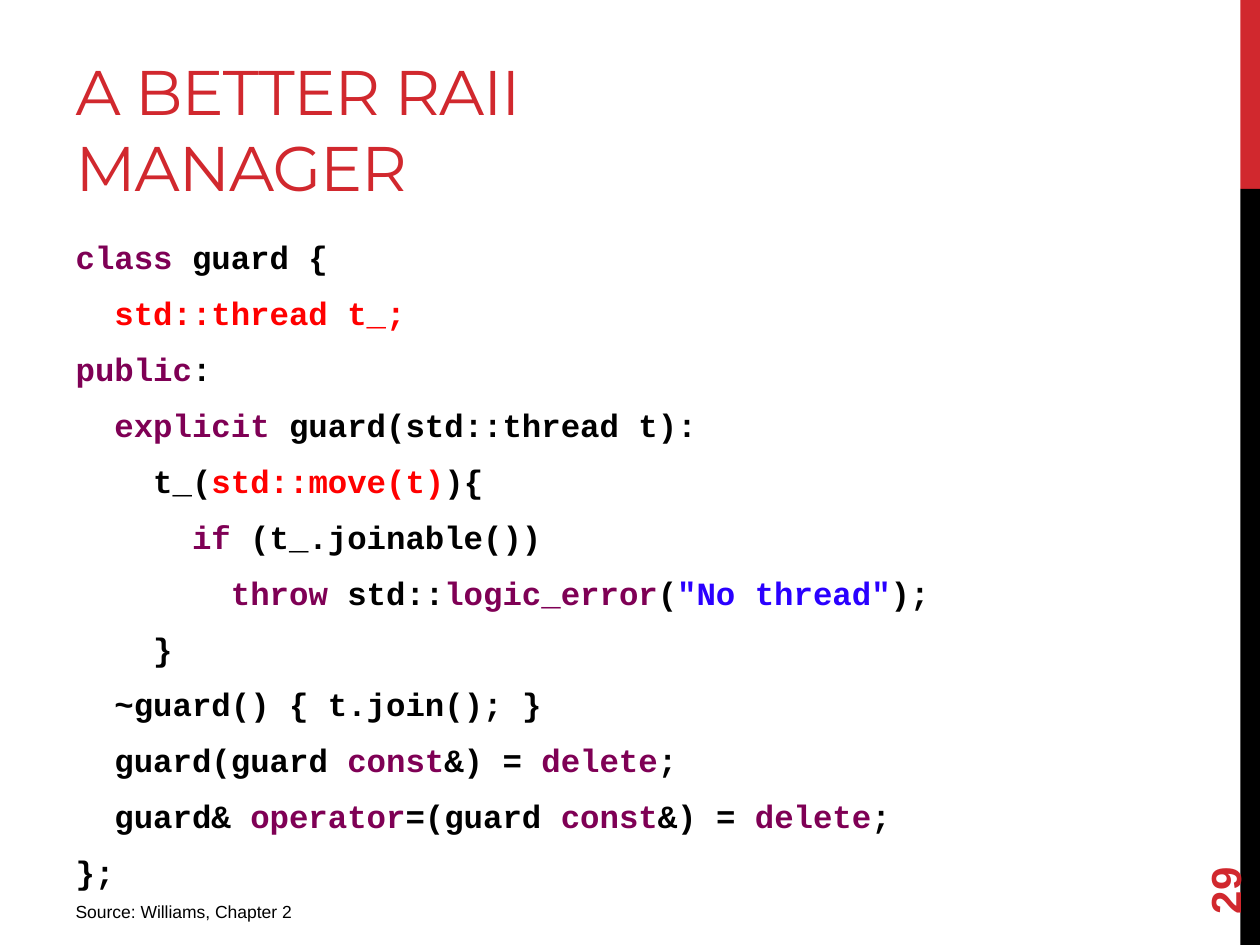
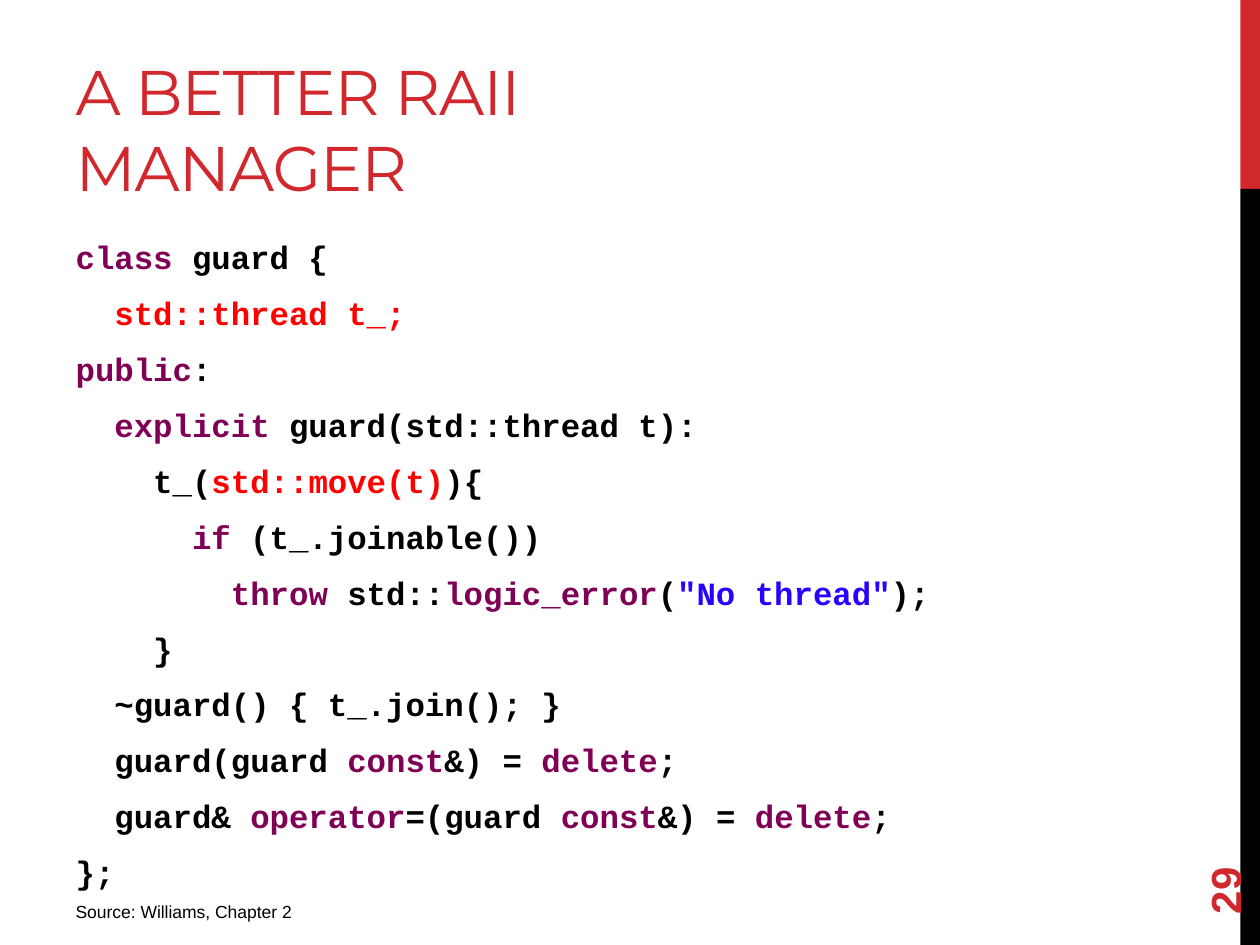
Before and after one commit to joshpeterson/DevelopingConcurrentSoftware, a slide deck: slide 29 of Lectures/Threads/Threads.pptx. Drawn at 1260x945 pixels with LibreOffice and Linux fonts; fonts in the diff are those of the drawing. Boxes give left, top, right and bottom in pixels: in the first picture for what was removed or moved away, otherwise in the second. Text is boxed around its words. In the diff, an @@ line names an element or a change of style, - is before the commit and + after.

```diff
--- a/Lectures/Threads/Threads.pptx
+++ b/Lectures/Threads/Threads.pptx
@@ text at [114, 693, 522, 723]: text changed @@
-~guard() { t.join(); }
+~guard() { t_.join(); }
```
Also in this commit, not shown: 3 other slides changed, 1 other file.
